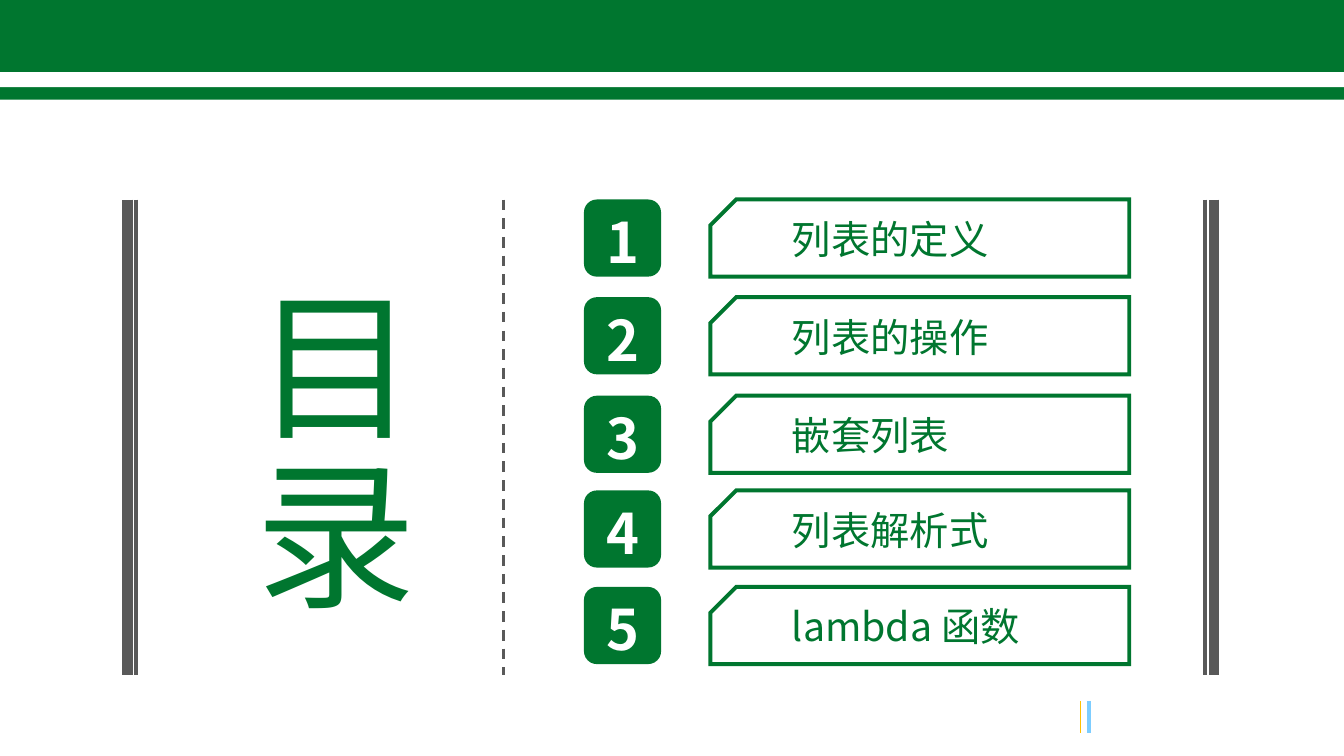
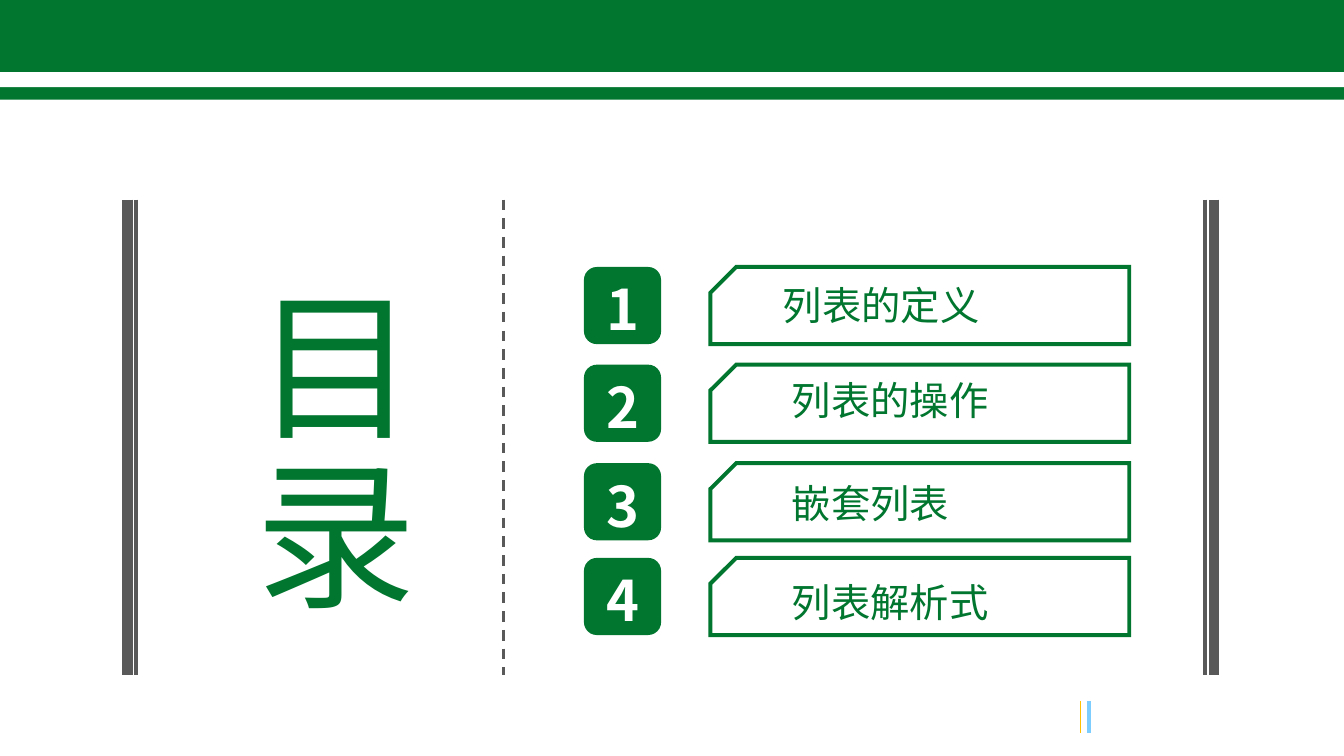
Before and after one commit to freeshow/LearningPython, a slide deck: slide 5 of Python 列表.pptx (slide 3 before the commit). Drawn at 1344x756 pixels with LibreOffice and Linux fonts; fonts in the diff are those of the drawing; background and template pictures are left out. Boxes give left, top, right and bottom in pixels: in the first picture for what was removed or moved away, otherwise in the second. Text is boxed around its words. In the diff, an @@ line names an element or a change of style, - is before the commit and + after.

```diff
--- a/Python 列表.pptx
+++ b/Python 列表.pptx
@@ 2 snip rects, 1 text, 1 rounded rectangle: place and size @@
-2 snip rects, 1 text, 1 rounded rectangle at bbox=[584, 200, 1130, 375]
+2 snip rects, 1 text, 1 rounded rectangle at bbox=[584, 266, 1193, 443]
@@ text "列表的定义": place and size @@
-text "列表的定义" at bbox=[792, 220, 988, 257]
+text "列表的定义" at bbox=[783, 286, 979, 323]
@@ 4 texts, 3 rounded rectangles, 3 snip rects: place and size @@
-4 texts, 3 rounded rectangles, 3 snip rects at bbox=[584, 221, 1130, 568]
+4 texts, 3 rounded rectangles, 3 snip rects at bbox=[584, 288, 1130, 636]
@@ rounded rectangle removed at bbox=[584, 587, 661, 664] @@
@@ snip rect removed at bbox=[711, 587, 1130, 664] @@
@@ snip rect "列表解析式": place and size @@
-snip rect "列表解析式" at bbox=[792, 512, 988, 549]
+snip rect "列表解析式" at bbox=[779, 573, 1193, 633]
@@ text removed at bbox=[606, 608, 639, 665] @@
-5
@@ text removed at bbox=[792, 608, 1020, 644] @@
-lambda 函数
```
Also in this commit, not shown: 9 other slides changed, 2 slides added, 2 slides removed, 5 other files.
